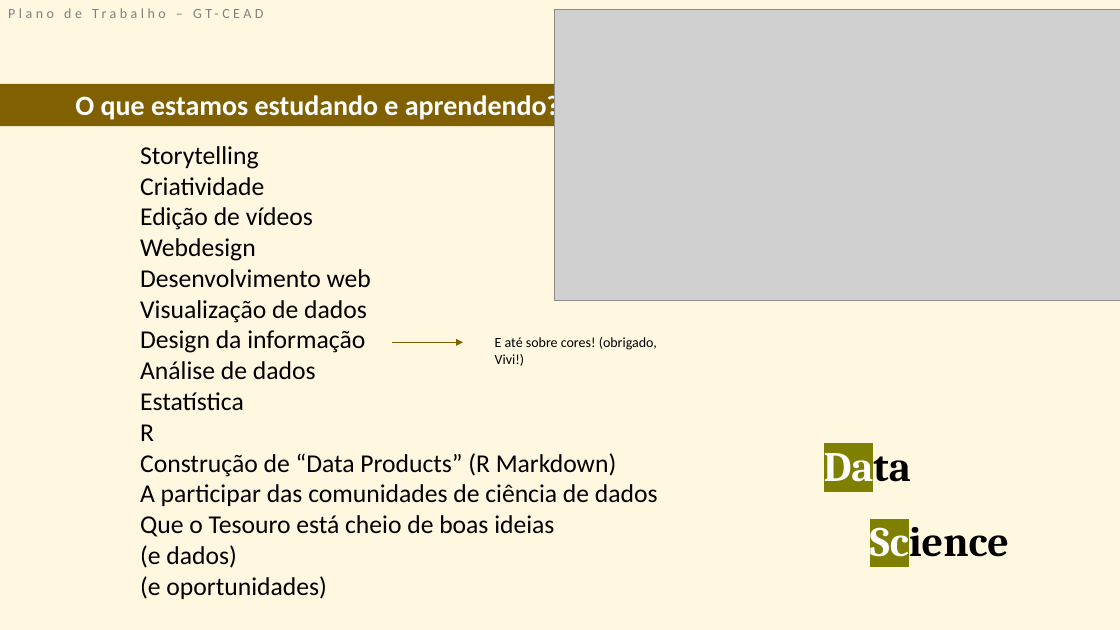
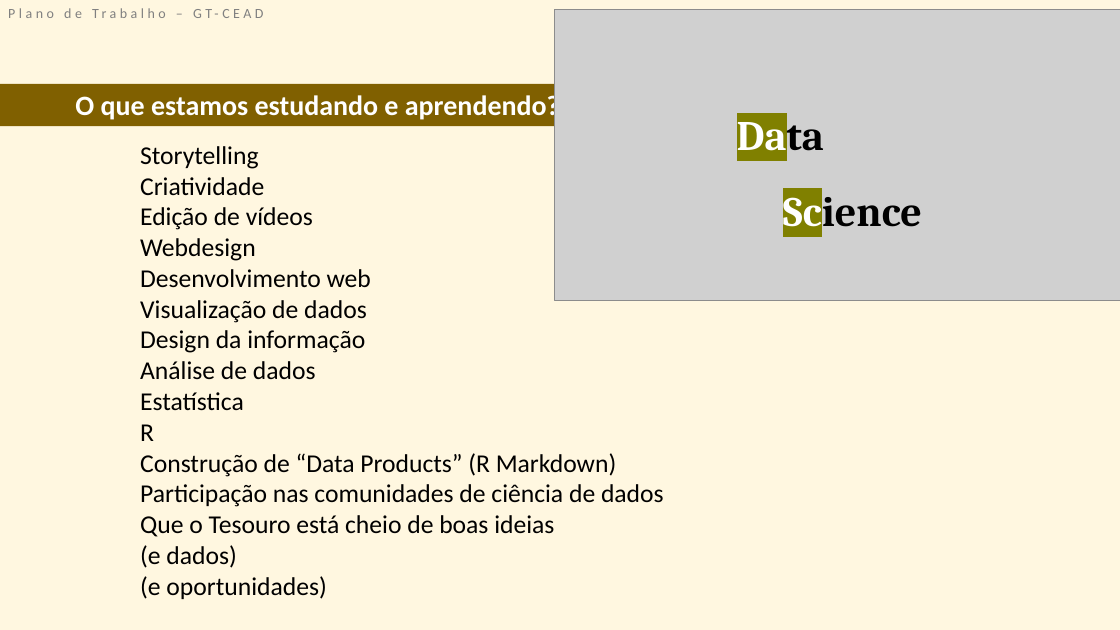
Before and after one commit to GT-CEAD/website-do-gt-cead, a slide deck: slide 5 of downloads/PlanoDeTrabalho.pptx (slide 4 before the commit). Drawn at 1120x630 pixels with LibreOffice and Linux fonts; fonts in the diff are those of the drawing; grey boxes stand for pictures. Boxes give left, top, right and bottom in pixels: in the first picture for what was removed or moved away, otherwise in the second. Text is boxed around its words. In the diff, an @@ line names an element or a change of style, - is before the commit and + after.

```diff
--- a/downloads/PlanoDeTrabalho.pptx
+++ b/downloads/PlanoDeTrabalho.pptx
@@ text "Data": place and size @@
-text "Data" at box(824, 442, 1009, 567)
+text "Data" at box(737, 112, 922, 236)
@@ arrow removed from (392, 343) to (463, 343) @@
@@ text removed at box(495, 337, 657, 366) @@
-E até sobre cores! (obrigado, Vivi!)
@@ text at box(140, 484, 664, 507): text changed @@
-A participar das comunidades de ciência de dados
+Participação nas comunidades de ciência de dados
```
Also in this commit, not shown: 2 other slides changed, 1 slide added.
